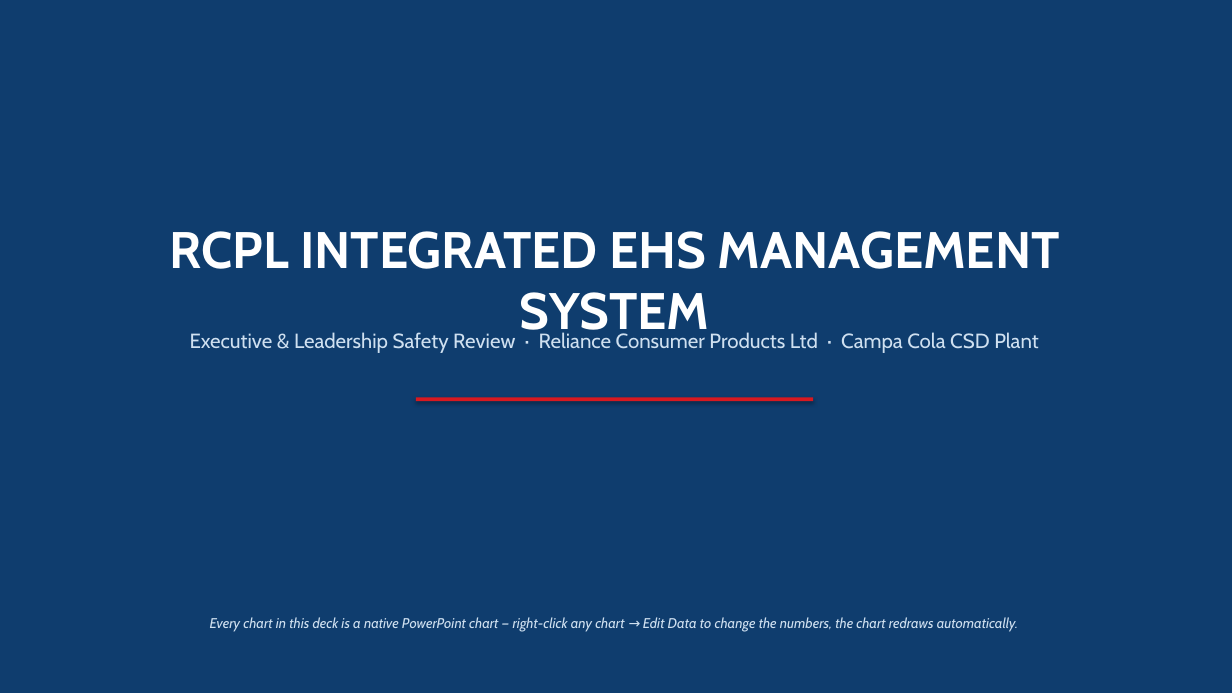
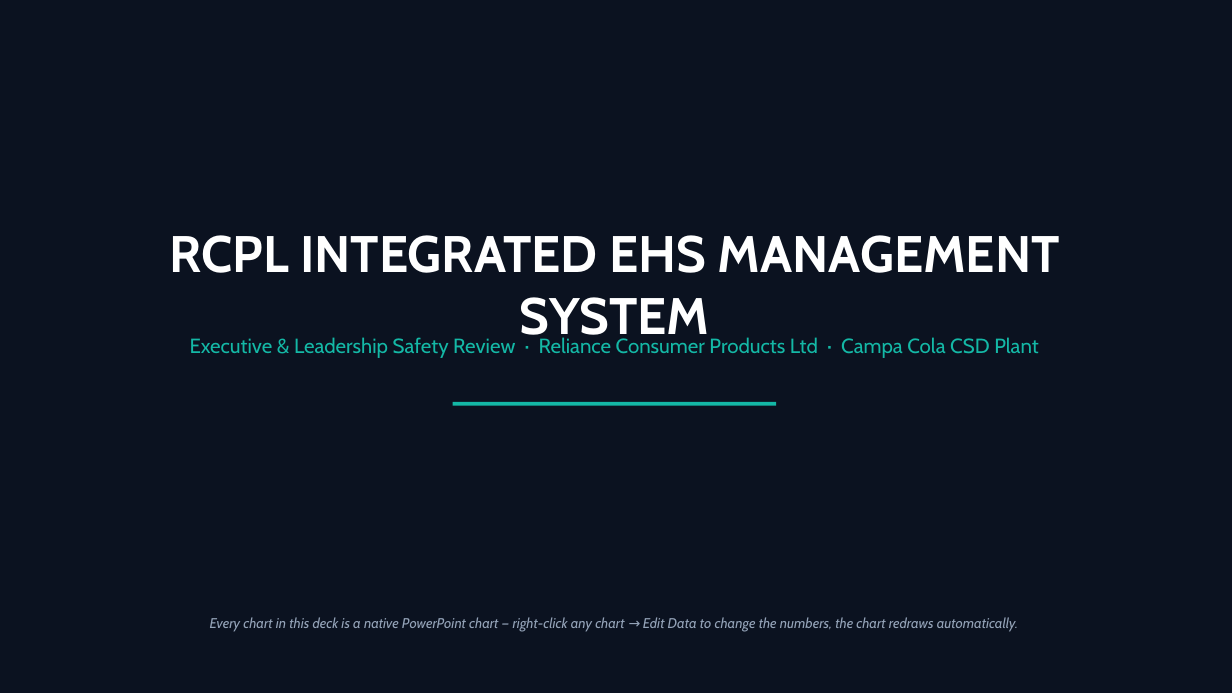
Before and after one commit to snlbk043-cell/hira, a slide deck: slide 1 of dashboard/RCPL_Executive_Leadership_Safety_Review.pptx. Drawn at 1232x693 pixels with LibreOffice and Linux fonts; fonts in the diff are those of the drawing. Boxes give left, top, right and bottom in pixels: in the first picture for what was removed or moved away, otherwise in the second. Text is boxed around its words. In the diff, an @@ line names an element or a change of style, - is before the commit and + after.

```diff
--- a/dashboard/RCPL_Executive_Leadership_Safety_Review.pptx
+++ b/dashboard/RCPL_Executive_Leadership_Safety_Review.pptx
@@ rectangle at [0, 0, 1232, 693]: fill #0F3D6E to #0B1220; shadow off @@
@@ text "RCPL INTEGRATED EHS MANAGEMENT SYSTEM": place and size @@
-text "RCPL INTEGRATED EHS MANAGEMENT SYSTEM" at [169, 231, 1060, 340]
+text "RCPL INTEGRATED EHS MANAGEMENT SYSTEM" at [169, 235, 1060, 345]
@@ text "Executive & Leadership Safety Review ..." at [190, 337, 1038, 358]: text colour #CFE0F0 to #14B8A6 @@
@@ rectangle: place and size @@
-rectangle at [416, 397, 813, 401]
+rectangle at [453, 402, 776, 406]
@@ rectangle at [453, 402, 776, 406]: fill #D71920 to #14B8A6; shadow off @@
@@ text "Every chart in this deck ..." at [210, 617, 1018, 632]: text colour #CFE0F0 to #94A3B8 @@
```
Also in this commit, not shown: 8 other slides changed.
